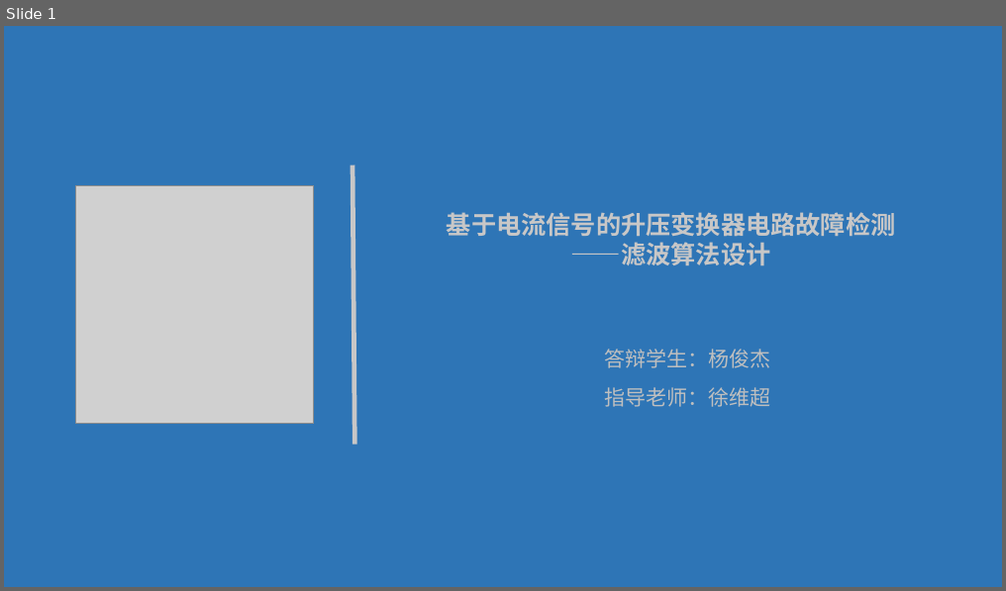
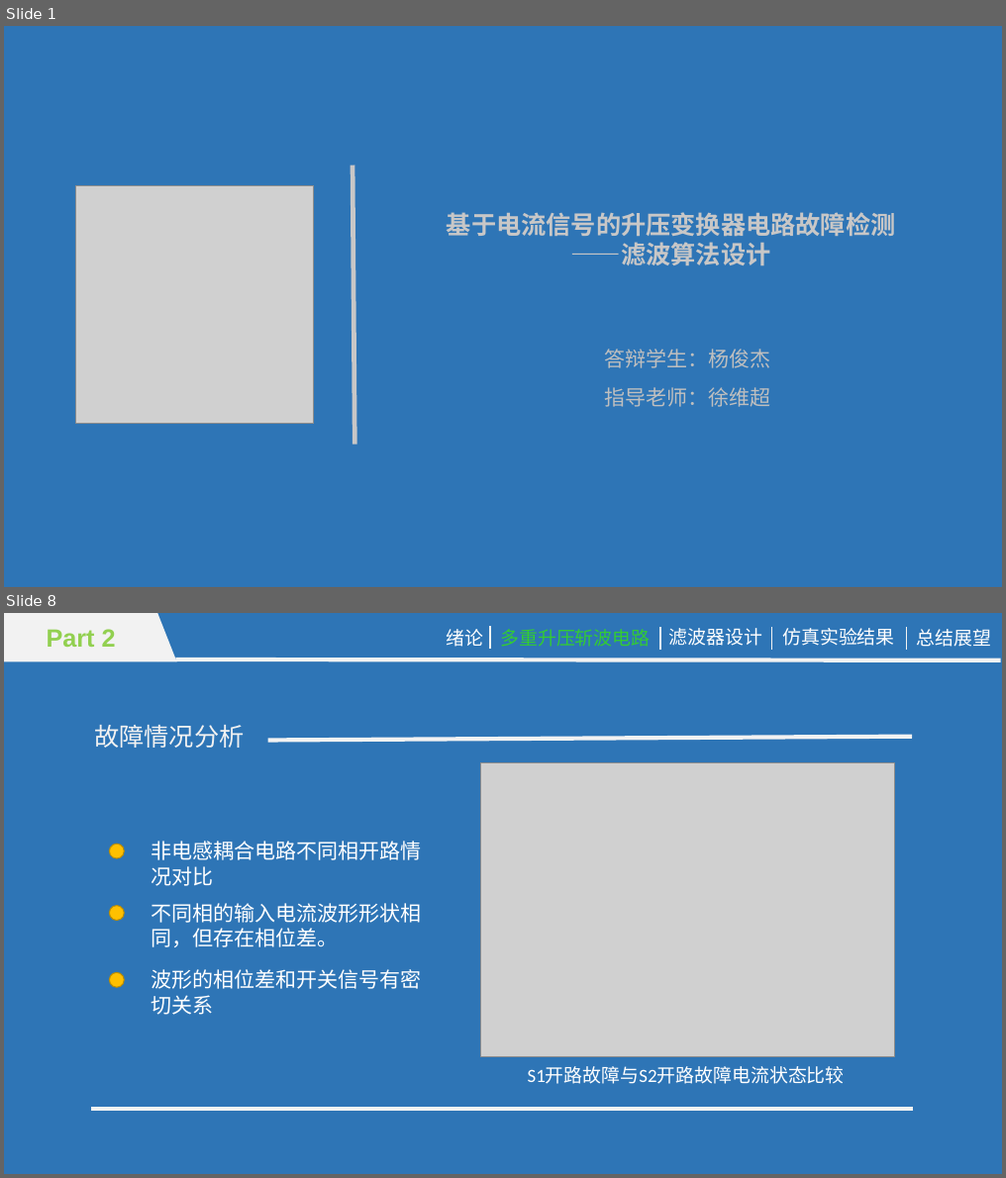
Before and after one commit to mcyang123/paper, a slide deck: 答辩.pptx. Shown one above the other, each under a label of ours: slide 1 before the commit, slides 1 and 8 after it; the slides between them are not shown. The pictures are 1006x591 and 1006x1178 pixels, drawn with LibreOffice and Linux fonts; fonts in the diff are those of the drawing; grey boxes stand for pictures. Boxes give left, top, right and bottom in pixels: in the first picture for what was removed or moved away, otherwise in the second. Text is boxed around its words. In the diff, an @@ line names an element or a change of style, - is before the commit and + after.

```diff
--- a/答辩.pptx
+++ b/答辩.pptx
@@ slide 8 added at [4,613,1002,1174], background #2E75B6 @@
@@ rectangle added at [4,613,157,662], fill #F2F2F2, 24 pt, text #92D050, bold @@
+Part 2
@@ right triangle added at [157,613,177,662], fill #F2F2F2 @@
@@ text added at [446,629,483,647], 18 pt, text #FFFFFF @@
+绪论
@@ line added from (491, 627) to (491, 649), #F2F2F2 1.5 pt @@
@@ text added at [500,629,649,647], 18 pt, text #33CC33 @@
+多重升压斩波电路
@@ line added from (660, 627) to (660, 649), #F2F2F2 1.5 pt @@
@@ text added at [668,628,761,646], 18 pt, text #FFFFFF @@
+滤波器设计
@@ line added from (772, 627) to (772, 649), #F2F2F2 1.5 pt @@
@@ text added at [782,628,894,646], 18 pt, text #FFFFFF @@
+仿真实验结果
@@ line added from (907, 627) to (907, 649), #F2F2F2 1.5 pt @@
@@ text added at [917,629,992,647], 18 pt, text #FFFFFF @@
+总结展望
@@ line added from (175, 660) to (1001, 661), #F2F2F2 4 pt @@
@@ text added at [94,725,244,748], 24 pt, text #F2F2F2 @@
+故障情况分析
@@ line added from (912, 737) to (268, 741), #F2F2F2 4 pt @@
@@ picture added at [481,763,894,1058] @@
@@ ellipse added at [110,844,125,859], fill #FFC000, outline #BD8E00 1 pt @@
@@ text added at [151,841,421,886], 20 pt, text #FFFFFF @@
+非电感耦合电路不同相开路情
+况对比
@@ ellipse added at [110,906,125,921], fill #FFC000, outline #BD8E00 1 pt @@
@@ text added at [151,903,421,948], 20 pt, text #FFFFFF @@
+不同相的输入电流波形形状相
+同，但存在相位差。
@@ ellipse added at [110,973,125,988], fill #FFC000, outline #BD8E00 1 pt @@
@@ text added at [151,969,421,1015], 20 pt, text #FFFFFF @@
+波形的相位差和开关信号有密
+切关系
@@ text added at [528,1066,845,1084], 18 pt, text #FFFFFF @@
+S1开路故障与S2开路故障电流状态比较
@@ line added from (914, 1109) to (91, 1109), #F2F2F2 4 pt @@
```
Also in this commit, not shown: 1 slide changed, 7 other slides added, 1 slide removed.
